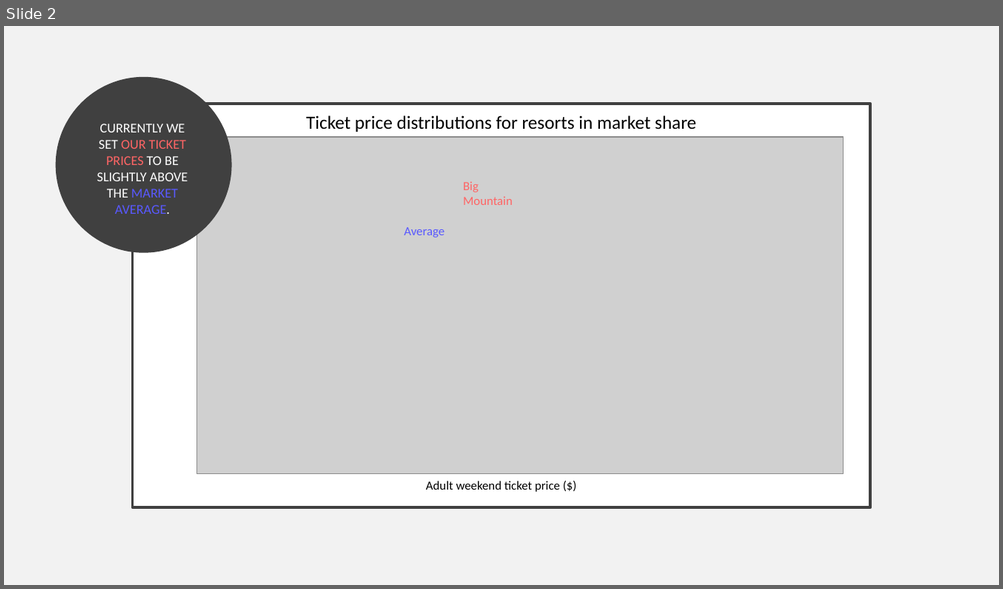
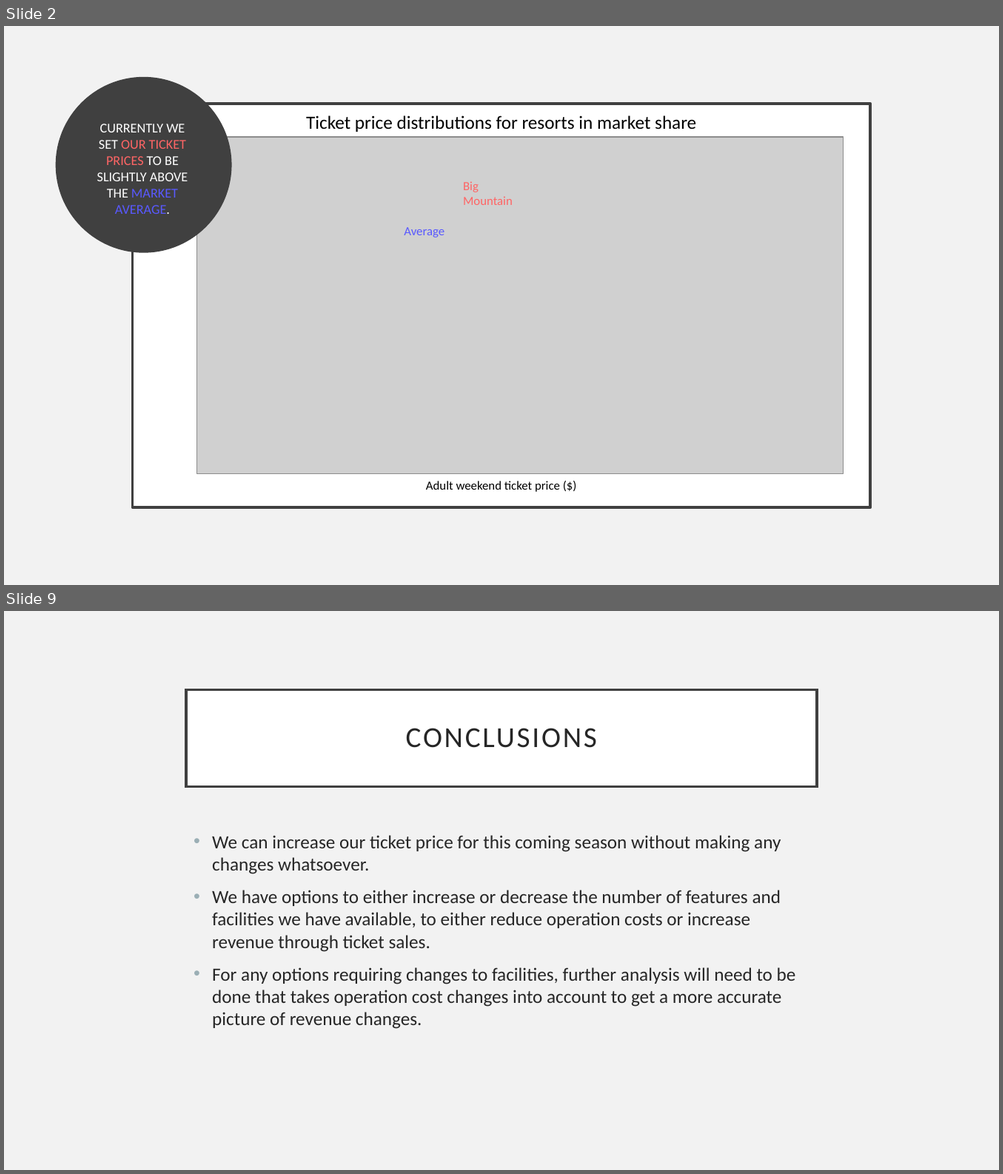
Before and after one commit to smanavi/DataScienceGuidedCapstone, a slide deck: Guided Capstone Slide Deck.pptx. Shown one above the other, each under a label of ours: slide 2 before the commit, slides 2 and 9 after it; the slides between them are not shown. The pictures are 1003x589 and 1003x1174 pixels, drawn with LibreOffice and Linux fonts; fonts in the diff are those of the drawing; grey boxes stand for pictures. Boxes give left, top, right and bottom in pixels: in the first picture for what was removed or moved away, otherwise in the second. Text is boxed around its words. In the diff, an @@ line names an element or a change of style, - is before the commit and + after.

```diff
--- a/Guided Capstone Slide Deck.pptx
+++ b/Guided Capstone Slide Deck.pptx
@@ slide 9 added at (x1=4, y1=611, x2=999, y2=1170), background #F2F2F2 @@
@@ title added at (x1=186, y1=689, x2=817, y2=786), fill #FFFFFF, outline #404040 2.5 pt, 28 pt, text #262626 @@
+CONCLUSIONS
@@ text added at (x1=212, y1=835, x2=796, y2=1029), 18 pt, text #262626 @@
+• We can increase our ticket price for this coming season without making any changes whatsoever.
+• We have options to either increase or decrease the number of features and facilities we have available, to either reduce operation costs or increase revenue through ticket sales.
+• For any options requiring changes to facilities, further analysis will need to be done that takes operation cost changes into account to get a more accurate picture of revenue changes.
```
Also in this commit, not shown: 3 slides changed, 4 other slides added, 3 other files.
